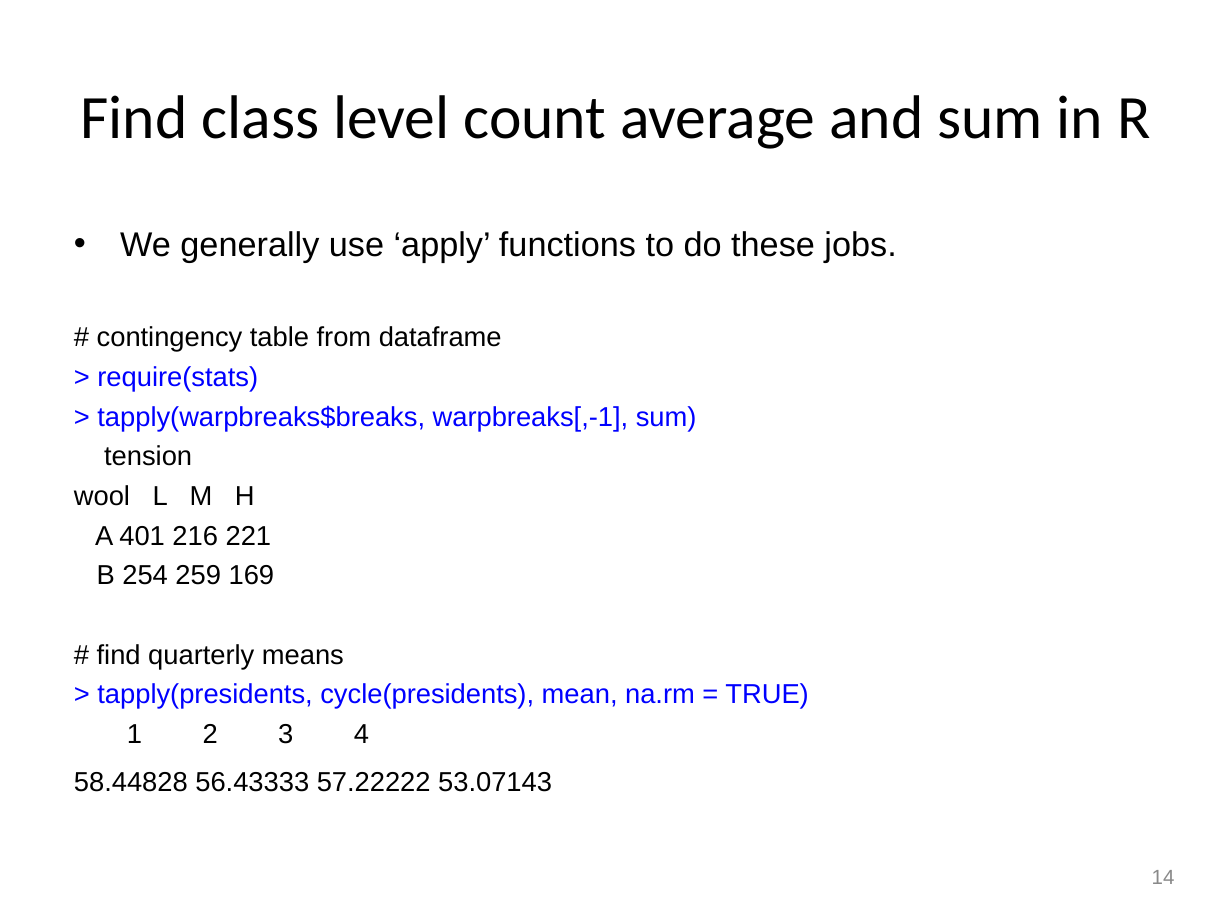
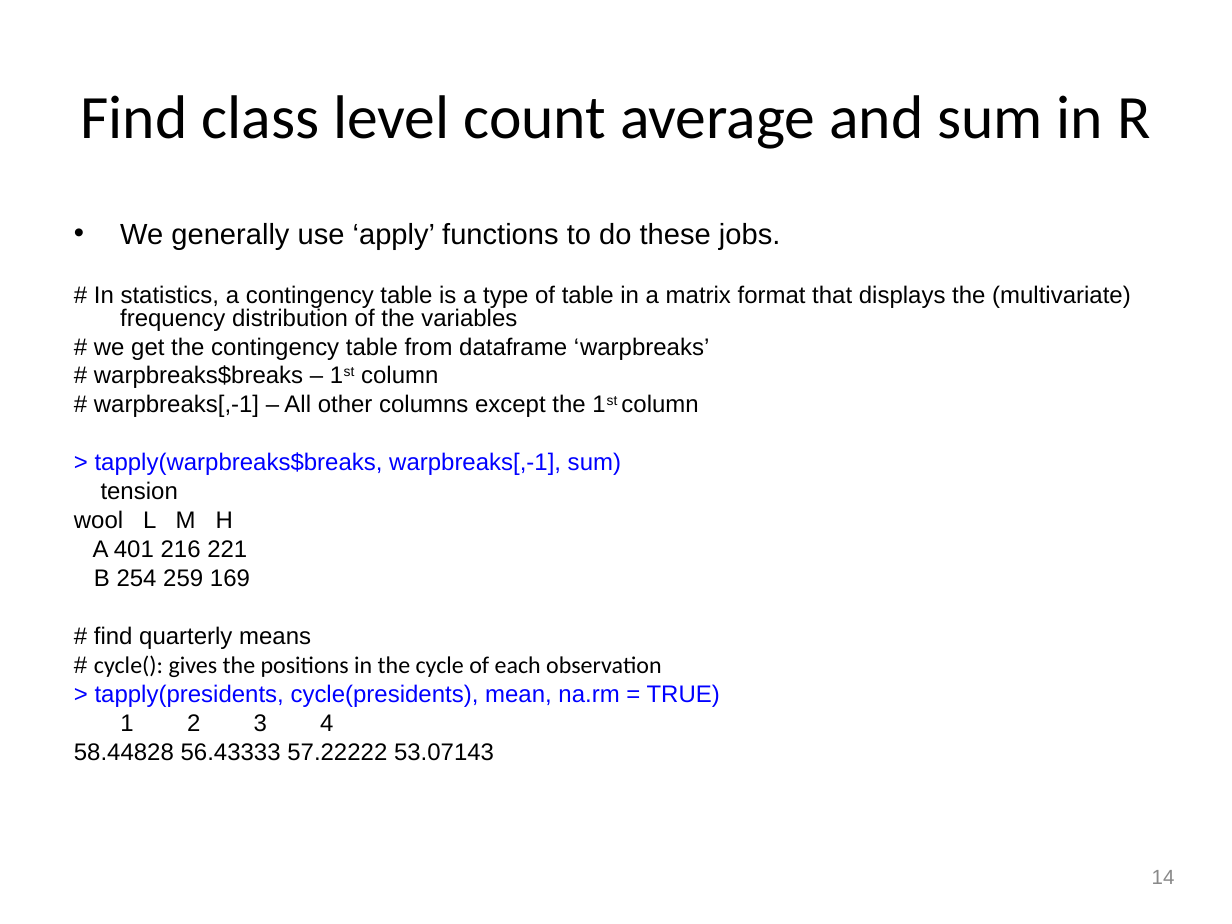
Before and after one commit to perrajuv/Data_Analysis_in_R, a slide deck: slide 14 of R_Tutorial/presentation/R_Tutorial.ppt. Drawn at 1232x924 pixels with LibreOffice and Linux fonts; fonts in the diff are those of the drawing; background and template pictures are left out. Boxes give left, top, right and bottom in pixels: in the first picture for what was removed or moved away, otherwise in the second. Text is boxed around its words. In the diff, an @@ line names an element or a change of style, - is before the commit and + after.

```diff
--- a/R_Tutorial/presentation/R_Tutorial.ppt
+++ b/R_Tutorial/presentation/R_Tutorial.ppt
@@ text at bbox=[74, 223, 780, 761]: size 20 to 17 pt in "We generally use ‘apply’ functions to do ..."; size 16 to 14 pt in "> tapply(warpbreaks$breaks, warpbreaks[,-1], sum)", "tension", "wool L M H", "A 401 216 221" and 5 more places; line spacing 1 to 0.8; less space between paragraphs @@
@@ text at bbox=[94, 285, 1131, 417]: text changed; size 16 to 14 pt @@
-# contingency table from dataframe
-> require(stats)
+# In statistics, a contingency table is a type of table in a matrix format that displays the (multivariate) frequency distribution of the variables
+# we get the contingency table from dataframe ‘warpbreaks’
+# warpbreaks$breaks – 1st column
+# warpbreaks[,-1] – All other columns except the 1st column
@@ text at bbox=[94, 655, 661, 677]: paragraph added @@
+# cycle(): gives the positions in the cycle of each observation
```
Also in this commit, not shown: 8 other slides changed, 20 other files.
